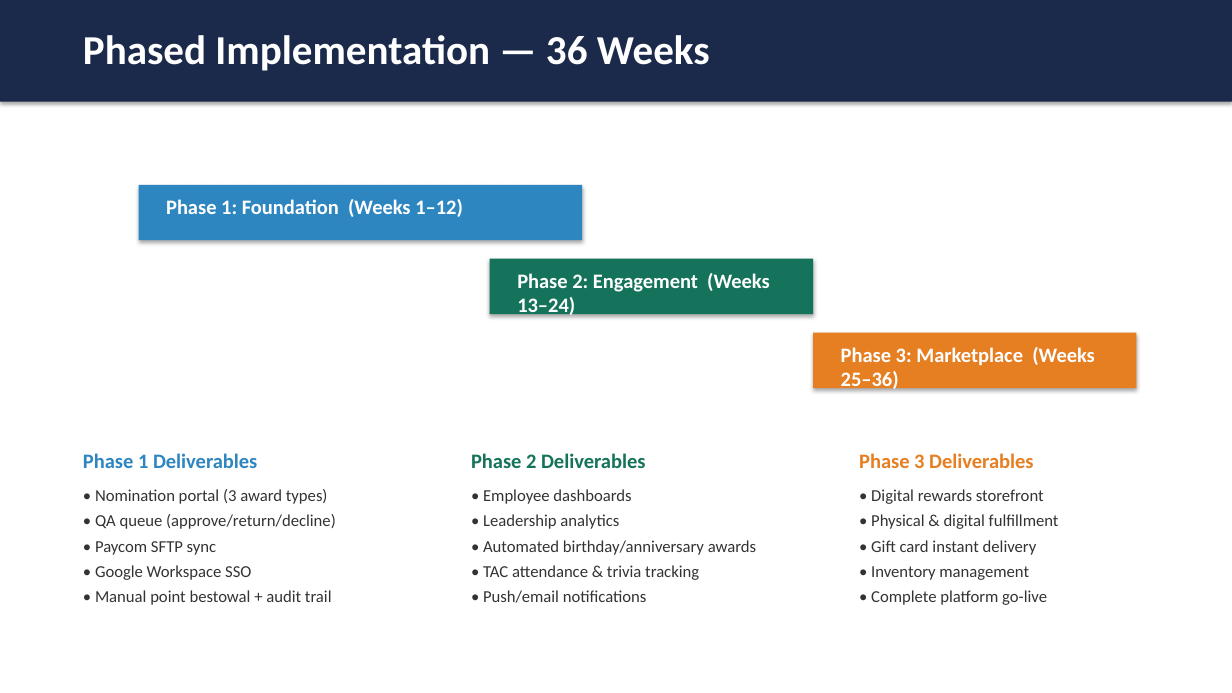
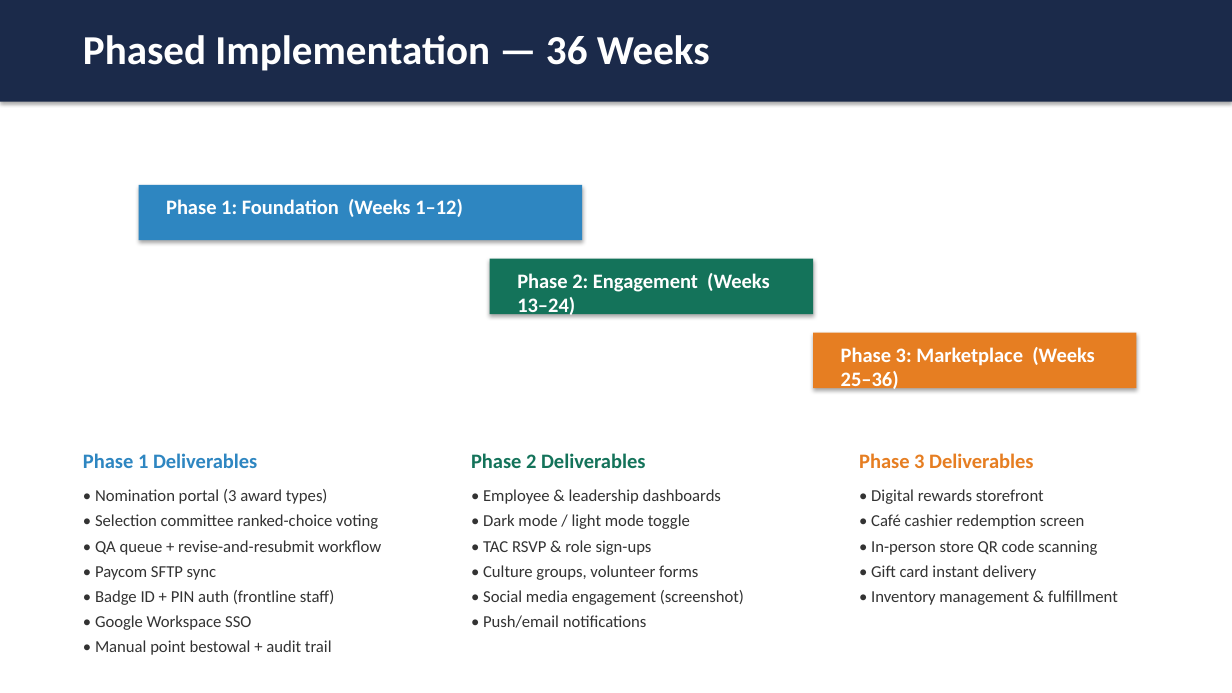
Before and after one commit to mingjyesheng-ioteye/sb_rewards, a slide deck: slide 14 of RFP/IoTeye - Arc Mercer Pitch.pptx. Drawn at 1232x693 pixels with LibreOffice and Linux fonts; fonts in the diff are those of the drawing. Boxes give left, top, right and bottom in pixels: in the first picture for what was removed or moved away, otherwise in the second. Text is boxed around its words. In the diff, an @@ line names an element or a change of style, - is before the commit and + after.

```diff
--- a/RFP/IoTeye - Arc Mercer Pitch.pptx
+++ b/RFP/IoTeye - Arc Mercer Pitch.pptx
@@ text at (483, 489, 744, 605): text changed @@
-• Employee dashboards
-• Leadership analytics
-• Automated birthday/anniversary awards
-• TAC attendance & trivia tracking
+• Employee & leadership dashboards
+• Dark mode / light mode toggle
+• TAC RSVP & role sign-ups
+• Culture groups, volunteer forms
+• Social media engagement (screenshot)
@@ text at (95, 514, 381, 555): text changed @@
-• QA queue (approve/return/decline)
+• Selection committee ranked-choice voting
+• QA queue + revise-and-resubmit workflow
@@ text at (871, 514, 1097, 555): text changed @@
-• Physical & digital fulfillment
+• Café cashier redemption screen
+• In-person store QR code scanning
@@ text at (95, 590, 335, 605): paragraph added @@
+• Badge ID + PIN auth (frontline staff)
@@ text at (871, 590, 1118, 605): text changed @@
-• Inventory management
-• Complete platform go-live
+• Inventory management & fulfillment
```
Also in this commit, not shown: 8 other slides changed, 1 slide added, 1 slide removed, 4 other files.
